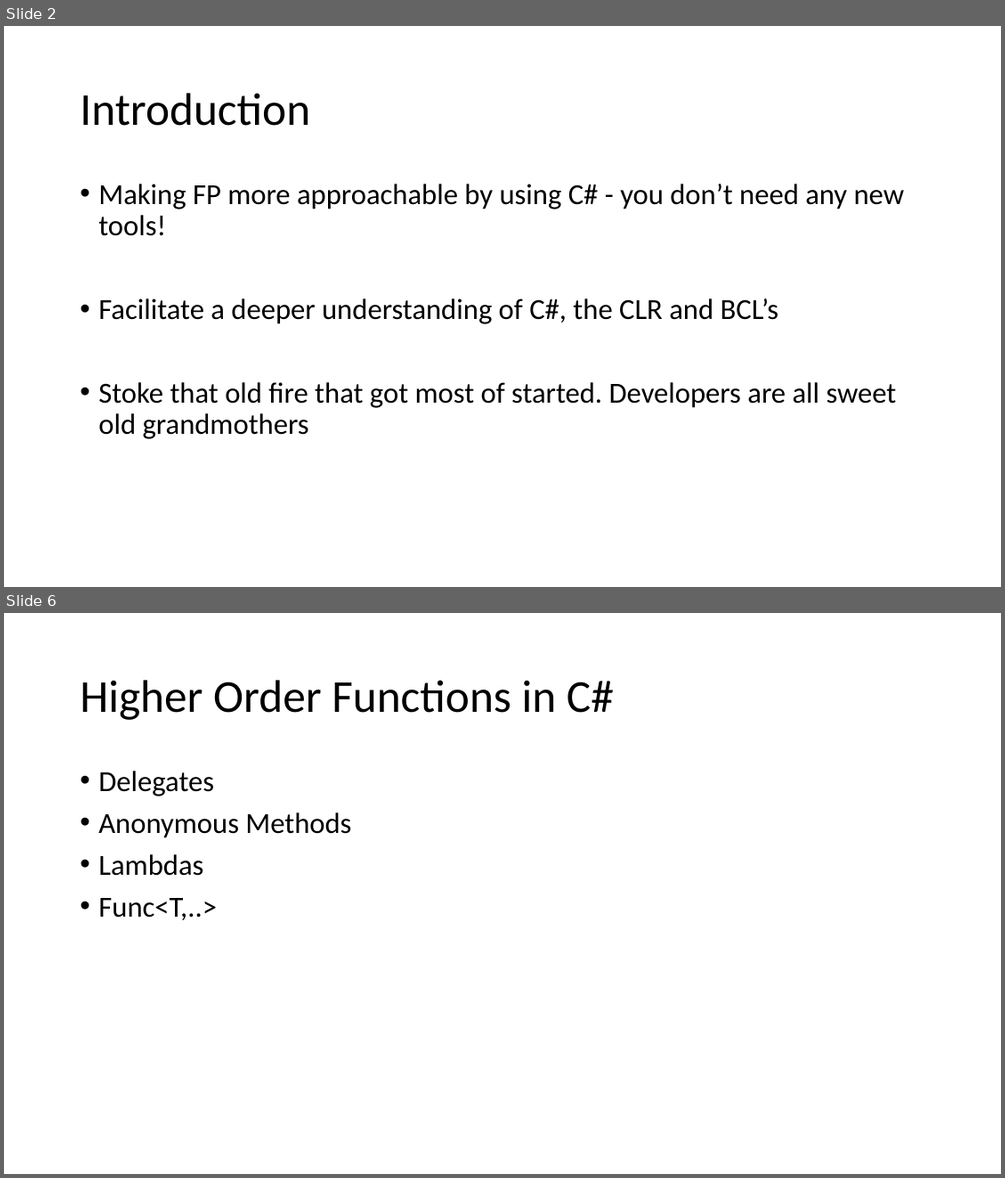
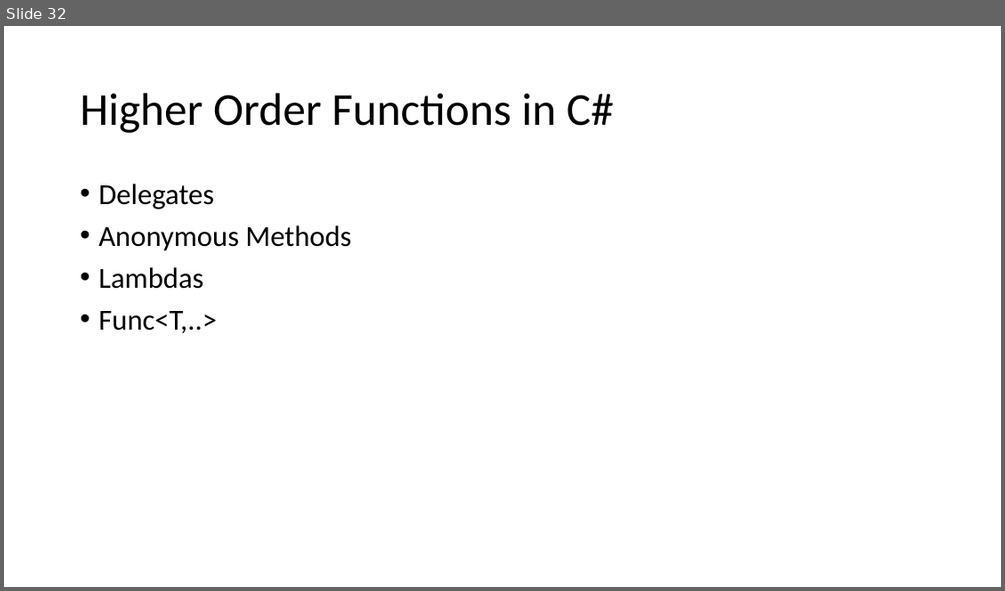
Before and after one commit to armadilloNik/FunctionalCSharpSig, a slide deck: slides/FpViaCSharp.pptx. Shown one above the other, each under a label of ours: slides 2 and 6 before the commit, slide 32 after it; the slides between them are not shown. The pictures are 1005x1178 and 1005x591 pixels, drawn with LibreOffice and Linux fonts; fonts in the diff are those of the drawing. Boxes give left, top, right and bottom in pixels: in the first picture for what was removed or moved away, otherwise in the second. Text is boxed around its words. In the diff, an @@ line names an element or a change of style, - is before the commit and + after.

```diff
--- a/slides/FpViaCSharp.pptx
+++ b/slides/FpViaCSharp.pptx
@@ slide 2 removed at box(4, 26, 1001, 587), background #FFFFFF @@
@@ title removed at box(80, 93, 310, 126) @@
-Introduction
@@ text removed at box(98, 184, 905, 439) @@
-• Making FP more approachable by using C# - you don’t need any new tools!
-• Facilitate a deeper understanding of C#, the CLR and BCL’s
-• Stoke that old fire that got most of started. Developers are all sweet old grandmothers
@@ what was slide 6 is now slide 32 @@
```
Also in this commit, not shown: 4 slides changed, 21 slides added, 1 other slide removed.
